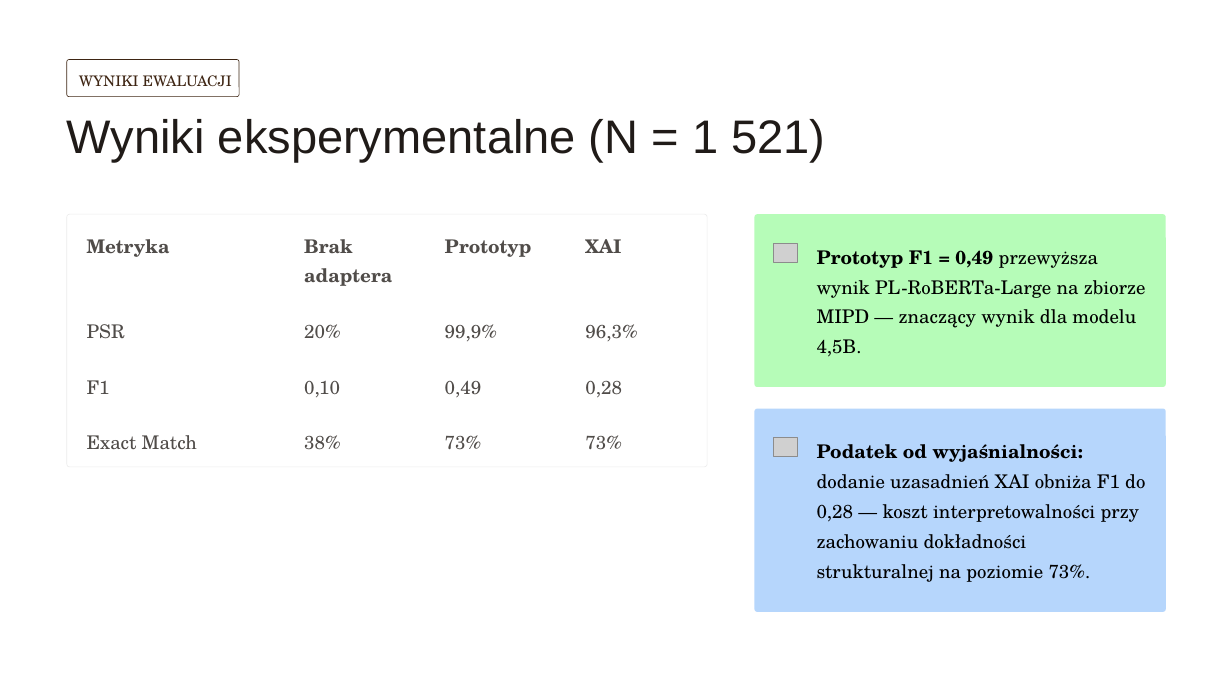
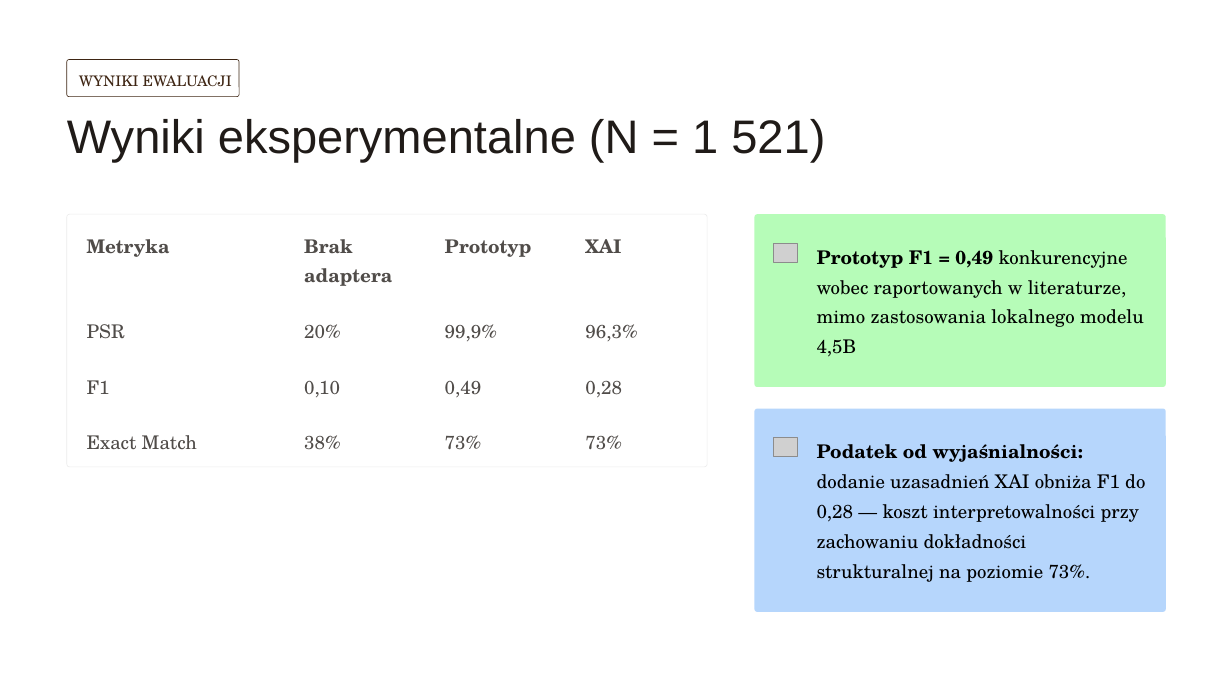
Before and after one commit to vp-1591/projekt-inzynierski, a slide deck: slide 8 of documentation/Projekt_43995.pptx (slide 7 before the commit). Drawn at 1232x693 pixels with LibreOffice and Linux fonts; fonts in the diff are those of the drawing; grey boxes stand for pictures. Boxes give left, top, right and bottom in pixels: in the first picture for what was removed or moved away, otherwise in the second. Text is boxed around its words. In the diff, an @@ line names an element or a change of style, - is before the commit and + after.

```diff
--- a/documentation/Projekt_43995.pptx
+++ b/documentation/Projekt_43995.pptx
@@ text at bbox=[817, 250, 1144, 357]: text changed @@
-Prototyp F1 = 0,49 przewyższa wynik PL-RoBERTa-Large na zbiorze MIPD — znaczący wynik dla modelu 4,5B.
+Prototyp F1 = 0,49 konkurencyjne wobec raportowanych w literaturze, mimo zastosowania lokalnego modelu 4,5B
```
Also in this commit, not shown: 5 other slides changed, 1 slide added, 4 other files.
